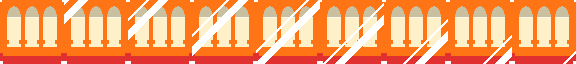
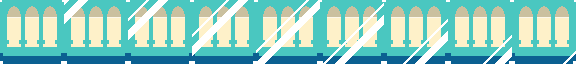
Revision of a layered 576x64 image; what changed, layer by layer:
painted on "Sprite 9" over (0, 0, 576, 64)
removed layer "Sprite 8" over (448, 0, 512, 64)
removed layer "Sprite 7" over (384, 0, 448, 64)
removed layer "Sprite 6" over (320, 0, 384, 64)
removed layer "Sprite 5" over (256, 0, 320, 64)
removed layer "Sprite 4" over (192, 0, 256, 64)
removed layer "Sprite 3" over (128, 0, 192, 64)
removed layer "Sprite 2" over (64, 0, 128, 64)
removed layer "Sprite 1" over (0, 0, 64, 64)
